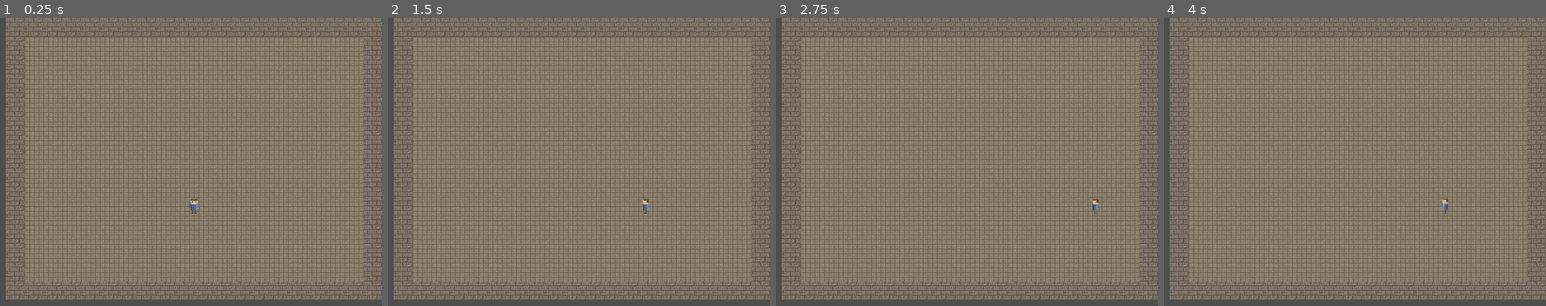
Above: before the commit, frames 1-4 (left to right).
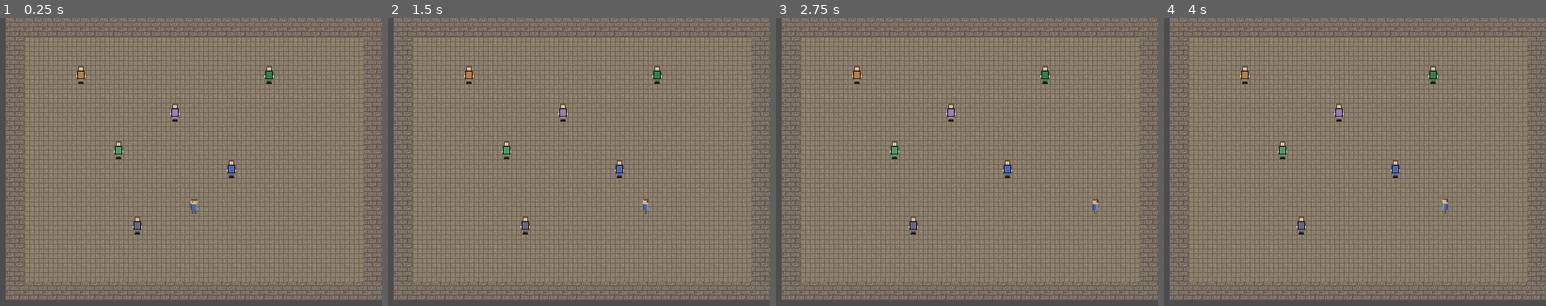
Above: after the commit, the same moments.

Repository: struktured-labs/cowardly-irregular
Game: Godot game, scene res://src/GameLoop.tscn
Two runs of this game, one before a commit and one after it. Both use one fixed random seed, a clock stepped at 60 frames per second and the inputs below.
Inputs (mouse positions are in pixels of both pictures, inside the frame that each line leads up to):
- Up to frame 1 (0.25 s): no input
- Up to frame 2 (1.5 s): tap Enter at 0.5 s; move the mouse to (559, 208) at 0.52 s; hold Right (ui_right) 0.53-1.25 s; hold Z (ui_accept) 0.53-1.25 s; click (559, 208) at 0.67 s; drag from (outside the picture) to (552, 254) at 1.27 s
- Up to frame 3 (2.75 s): tap Z (ui_accept) at 2, 2.3 s; move the mouse to (856, 136) at 2.02 s; hold Right (ui_right) from 2.03 s (still down); hold L (battle_defer) from 2.03 s (still down)
- Up to frame 4 (4 s): release Right (ui_right) at 2.75 s; release L (battle_defer) at 2.75 s; tap Z (ui_accept) at 2.75, 3.5 s; drag from (outside the picture) to (outside the picture) at 2.77 s; move the mouse to (1397, 294) at 3.52 s; hold Left (ui_left) from 3.53 s (still down); hold Z (ui_accept) from 3.53 s (still down); tap Tab at 3.6 s

The runs differ from the first frame. In frame 1, 0.7% of the frame differs, in the area x 19-72%, y 16-76%; in frame 2, 0.7%; in frame 3, 0.7%; in frame 4, 0.7%.

Commit message:
Add village NPCs and fix tile collision/boundaries
- OverworldNPC: Dialogue system with procedural villager sprites
- HarmoniaVillage: 6 NPCs (Elder, Innkeeper, Shopkeeper, Guard, Villagers)
- TileGenerator: Physics collision for walls/water/mountains
- OverworldScene: Map boundary walls to prevent escape
- Debug atlas export for tile verification

🤖 Generated with [Claude Code](https://claude.com/claude-code)

Co-Authored-By: Claude Opus 4.5 <noreply@anthropic.com>

Diff:
--- /dev/null
+++ b/src/exploration/OverworldNPC.gd
@@ -0,0 +1,258 @@
+extends Area2D
+class_name OverworldNPC
+
+## OverworldNPC - Simple NPC for villages and overworld
+## Can be interacted with to show dialogue
+
+signal dialogue_started(npc_name: String)
+signal dialogue_ended(npc_name: String)
+
+## NPC properties
+@export var npc_name: String = "Villager"
+@export var npc_type: String = "villager"  # villager, elder, shopkeeper, guard
+@export var dialogue_lines: Array = ["Hello, traveler!"]
+@export var facing_direction: int = 0  # 0=down, 1=up, 2=left, 3=right
+
+## Visual
+var sprite: Sprite2D
+var name_label: Label
+var dialogue_box: Control
+var dialogue_label: Label
+
+## State
+var _current_line: int = 0
+var _is_talking: bool = false
+var _player_nearby: bool = false
+
+const TILE_SIZE: int = 32
+
+
+func _ready() -> void:
+	_generate_sprite()
+	_setup_collision()
+	_setup_name_label()
+	_setup_dialogue_box()
+
+	body_entered.connect(_on_body_entered)
+	body_exited.connect(_on_body_exited)
+
+
+func _generate_sprite() -> void:
+	sprite = Sprite2D.new()
+	sprite.name = "Sprite"
+
+	var image = Image.create(TILE_SIZE, TILE_SIZE, false, Image.FORMAT_RGBA8)
+	_draw_npc(image)
+
+	var texture = ImageTexture.create_from_image(image)
+	sprite.texture = texture
+	sprite.centered = true
+	add_child(sprite)
+
+
+func _draw_npc(image: Image) -> void:
+	# NPC color palette based on type
+	var skin_color = Color(0.95, 0.80, 0.65)
+	var hair_color = Color(0.35, 0.25, 0.15)
+	var clothes_color = _get_clothes_color()
+	var outline_color = Color(0.1, 0.1, 0.1)
+
+	# Clear
+	image.fill(Color.TRANSPARENT)
+
+	# Body (simple humanoid shape)
+	# Head (8x8 centered at top)
+	for y in range(2, 10):
+		for x in range(12, 20):
+			if y == 2 or y == 9 or x == 12 or x == 19:
+				image.set_pixel(x, y, outline_color)
+			else:
+				image.set_pixel(x, y, skin_color)
+
+	# Hair (top of head)
+	for y in range(2, 5):
+		for x in range(13, 19):
+			if y < 4:
+				image.set_pixel(x, y, hair_color)
+
+	# Eyes
+	image.set_pixel(14, 6, outline_color)
+	image.set_pixel(17, 6, outline_color)
+
+	# Body/clothes (12x14)
+	for y in range(10, 24):
+		for x in range(10, 22):
+			if y == 10 or y == 23 or x == 10 or x == 21:
+				image.set_pixel(x, y, outline_color)
+			else:
+				image.set_pixel(x, y, clothes_color)
+
+	# Arms
+	for y in range(12, 20):
+		image.set_pixel(8, y, clothes_color)
+		image.set_pixel(9, y, clothes_color)
+		image.set_pixel(22, y, clothes_color)
+		image.set_pixel(23, y, clothes_color)
+
+	# Hands
+	for y in range(18, 21):
+		image.set_pixel(8, y, skin_color)
+		image.set_pixel(9, y, skin_color)
+		image.set_pixel(22, y, skin_color)
+		image.set_pixel(23, y, skin_color)
+
+	# Legs
+	for y in range(24, 30):
+		for x in range(12, 16):
+			image.set_pixel(x, y, clothes_color if y < 28 else outline_color)
+		for x in range(16, 20):
+			image.set_pixel(x, y, clothes_color if y < 28 else outline_color)
+
+	# Feet
+	for x in range(11, 16):
+		image.set_pixel(x, 30, outline_color)
+		image.set_pixel(x, 31, outline_color)
+	for x in range(16, 21):
+		image.set_pixel(x, 30, outline_color)
+		image.set_pixel(x, 31, outline_color)
+
+
+func _get_clothes_color() -> Color:
+	match npc_type:
+		"elder":
+			return Color(0.6, 0.5, 0.7)  # Purple robes
+		"shopkeeper":
+			return Color(0.2, 0.5, 0.3)  # Green apron
+		"guard":
+			return Color(0.4, 0.4, 0.5)  # Gray armor
+		"innkeeper":
+			return Color(0.7, 0.5, 0.3)  # Brown
+		_:
+			# Random villager colors
+			var colors = [
+				Color(0.3, 0.4, 0.7),  # Blue
+				Color(0.7, 0.3, 0.3),  # Red
+				Color(0.3, 0.6, 0.4),  # Green
+				Color(0.6, 0.6, 0.3),  # Yellow
+			]
+			return colors[hash(npc_name) % colors.size()]
+
+
+func _setup_collision() -> void:
+	var collision = CollisionShape2D.new()
+	var shape = RectangleShape2D.new()
+	shape.size = Vector2(TILE_SIZE, TILE_SIZE)
+	collision.shape = shape
+	add_child(collision)
+
+	# Set collision layer/mask for interaction
+	collision_layer = 0
+	collision_mask = 2  # Player layer
+	monitoring = true
+	monitorable = true
+
+
+func _setup_name_label() -> void:
+	name_label = Label.new()
+	name_label.text = npc_name
+	name_label.horizontal_alignment = HORIZONTAL_ALIGNMENT_CENTER
+	name_label.position = Vector2(-40, -24)
+	name_label.size = Vector2(80, 20)
+	name_label.add_theme_font_size_override("font_size", 10)
+	name_label.add_theme_color_override("font_color", Color.WHITE)
+	name_label.add_theme_color_override("font_shadow_color", Color.BLACK)
+	name_label.add_theme_constant_override("shadow_offset_x", 1)
+	name_label.add_theme_constant_override("shadow_offset_y", 1)
+	name_label.visible = false
+	add_child(name_label)
+
+
+func _setup_dialogue_box() -> void:
+	dialogue_box = Control.new()
+	dialogue_box.name = "DialogueBox"
+	dialogue_box.visible = false
+	dialogue_box.z_index = 100
+
+	# Background panel
+	var panel = Panel.new()
+	panel.position = Vector2(-100, -80)
+	panel.size = Vector2(200, 60)
+
+	var style = StyleBoxFlat.new()
+	style.bg_color = Color(0.1, 0.1, 0.2, 0.95)
+	style.border_color = Color(0.8, 0.8, 0.9)
+	style.set_border_width_all(2)
+	style.set_corner_radius_all(4)
+	panel.add_theme_stylebox_override("panel", style)
+	dialogue_box.add_child(panel)
+
+	# Dialogue text
+	dialogue_label = Label.new()
+	dialogue_label.position = Vector2(-92, -72)
+	dialogue_label.size = Vector2(184, 44)
+	dialogue_label.add_theme_font_size_override("font_size", 11)
+	dialogue_label.add_theme_color_override("font_color", Color.WHITE)
+	dialogue_label.autowrap_mode = TextServer.AUTOWRAP_WORD_SMART
+	dialogue_box.add_child(dialogue_label)
+
+	add_child(dialogue_box)
+
+
+func _on_body_entered(body: Node2D) -> void:
+	if body.has_method("set_can_move"):  # It's the player
+		_player_nearby = true
+		name_label.visible = true
+
+
+func _on_body_exited(body: Node2D) -> void:
+	if body.has_method("set_can_move"):
+		_player_nearby = false
+		name_label.visible = false
+		if _is_talking:
+			_end_dialogue()
+
+
+func _input(event: InputEvent) -> void:
+	if not _player_nearby:
+		return
+
+	if event.is_action_pressed("ui_accept"):
+		if _is_talking:
+			_advance_dialogue()
+		else:
+			_start_dialogue()
+		get_viewport().set_input_as_handled()
+
+
+func _start_dialogue() -> void:
+	if dialogue_lines.is_empty():
+		return
+
+	_is_talking = true
+	_current_line = 0
+	dialogue_box.visible = true
+	dialogue_label.text = dialogue_lines[0]
+	dialogue_started.emit(npc_name)
+
+
+func _advance_dialogue() -> void:
+	_current_line += 1
+	if _current_line >= dialogue_lines.size():
+		_end_dialogue()
+	else:
+		dialogue_label.text = dialogue_lines[_current_line]
+
+
+func _end_dialogue() -> void:
+	_is_talking = false
+	dialogue_box.visible = false
+	_current_line = 0
+	dialogue_ended.emit(npc_name)
+
+
+## Called by interaction system
+func interact(player: Node2D) -> void:
+	if _is_talking:
+		_advance_dialogue()
+	else:
+		_start_dialogue()
--- a/src/exploration/OverworldScene.gd
+++ b/src/exploration/OverworldScene.gd
@@ -58,11 +58,16 @@
 	transitions.name = "Transitions"
 	add_child(transitions)
 
+	# Create boundary walls (StaticBody2D around the map)
+	_create_map_boundaries()
+
 
 func _generate_map() -> void:
 	# Define the map layout (matching the plan's ASCII art)
 	# ~ = water, M = mountain, . = path, g = grass
 	# C = cave entrance, V = village entrance
+
+	print("Generating overworld map %dx%d..." % [MAP_WIDTH, MAP_HEIGHT])
 
 	var map_data: Array[String] = [
 		"~~~~~~~~~~~~~~~~~~~~~~~~~~~~~~~~~~~~~~~~",
@@ -102,6 +107,7 @@
 		map_data.append("........................................")
 
 	# Convert map_data to tiles
+	var tile_counts = {}
 	for y in range(MAP_HEIGHT):
 		var row = map_data[y] if y < map_data.size() else ""
 		for x in range(MAP_WIDTH):
@@ -110,11 +116,16 @@
 			var atlas_coords = _get_atlas_coords(tile_type)
 			tile_map.set_cell(Vector2i(x, y), 0, atlas_coords)
 
+			# Count tiles for debug
+			tile_counts[tile_type] = tile_counts.get(tile_type, 0) + 1
+
 			# Mark special locations
 			if char == "C":
 				spawn_points["cave_entrance"] = Vector2(x * TILE_SIZE + TILE_SIZE / 2, y * TILE_SIZE + TILE_SIZE / 2)
 			elif char == "V":
 				spawn_points["village_entrance"] = Vector2(x * TILE_SIZE + TILE_SIZE / 2, y * TILE_SIZE + TILE_SIZE / 2)
+
+	print("Tile counts: ", tile_counts)
 
 	# Default spawn point (near village)
 	spawn_points["default"] = spawn_points.get("village_entrance", Vector2(320, 224))
@@ -249,3 +260,32 @@
 func set_player_job(job_name: String) -> void:
 	if player:
 		player.set_job(job_name)
+
+
+## Create invisible walls around map boundaries
+func _create_map_boundaries() -> void:
+	var bounds = StaticBody2D.new()
+	bounds.name = "MapBoundaries"
+	add_child(bounds)
+
+	var map_w = MAP_WIDTH * TILE_SIZE
+	var map_h = MAP_HEIGHT * TILE_SIZE
+	var wall_thickness = 32.0
+
+	# Top wall
+	_add_boundary_wall(bounds, Vector2(map_w / 2, -wall_thickness / 2), Vector2(map_w + wall_thickness * 2, wall_thickness))
+	# Bottom wall
+	_add_boundary_wall(bounds, Vector2(map_w / 2, map_h + wall_thickness / 2), Vector2(map_w + wall_thickness * 2, wall_thickness))
+	# Left wall
+	_add_boundary_wall(bounds, Vector2(-wall_thickness / 2, map_h / 2), Vector2(wall_thickness, map_h + wall_thickness * 2))
+	# Right wall
+	_add_boundary_wall(bounds, Vector2(map_w + wall_thickness / 2, map_h / 2), Vector2(wall_thickness, map_h + wall_thickness * 2))
+
+
+func _add_boundary_wall(parent: StaticBody2D, pos: Vector2, size: Vector2) -> void:
+	var collision = CollisionShape2D.new()
+	var shape = RectangleShape2D.new()
+	shape.size = size
+	collision.shape = shape
+	collision.position = pos
+	parent.add_child(collision)
--- a/src/exploration/TileGenerator.gd
+++ b/src/exploration/TileGenerator.gd
@@ -453,8 +453,14 @@
 
 ## Create a TileSet with all tile types for use in TileMap
 func create_tileset() -> TileSet:
+	print("Creating tileset...")
 	var tileset = TileSet.new()
 	tileset.tile_size = Vector2i(TILE_SIZE, TILE_SIZE)
+
+	# Add physics layer for collision
+	tileset.add_physics_layer()
+	tileset.set_physics_layer_collision_layer(0, 1)  # Layer 1
+	tileset.set_physics_layer_collision_mask(0, 1)
 
 	# Create atlas source from generated tiles
 	var atlas = TileSetAtlasSource.new()
@@ -471,6 +477,9 @@
 		TileType.WATER, TileType.WATER, TileType.WATER, TileType.WATER   # Animation frames
 	]
 
+	# Impassable tile types (need collision)
+	var impassable_types = [TileType.FOREST, TileType.MOUNTAIN, TileType.WATER, TileType.WALL]
+
 	for i in range(tile_order.size()):
 		var tile_type = tile_order[i]
 		var variant = 0
@@ -494,10 +503,30 @@
 	atlas.texture = atlas_texture
 	atlas.texture_region_size = Vector2i(TILE_SIZE, TILE_SIZE)
 
-	# Create tiles in atlas
+	# Debug: Save atlas to disk for inspection
+	atlas_img.save_png("user://debug_atlas.png")
+	print("Atlas saved to user://debug_atlas.png (size: %dx%d)" % [atlas_img.get_width(), atlas_img.get_height()])
+
+	# Create tiles in atlas and add collision for impassable ones
 	for i in range(tile_order.size()):
 		var coords = Vector2i(i % atlas_size, i / atlas_size)
 		atlas.create_tile(coords)
+
+		var tile_type = tile_order[i]
+		# Add collision for impassable tiles
+		if tile_type in impassable_types:
+			var tile_data = atlas.get_tile_data(coords, 0)
+			if tile_data:
+				# Create full-tile collision polygon (centered around tile origin)
+				var half = TILE_SIZE / 2.0
+				var polygon = PackedVector2Array([
+					Vector2(-half, -half),
+					Vector2(half, -half),
+					Vector2(half, half),
+					Vector2(-half, half)
+				])
+				tile_data.add_collision_polygon(0)
+				tile_data.set_collision_polygon_points(0, 0, polygon)
 
 	tileset.add_source(atlas)
 
--- a/src/maps/villages/HarmoniaVillage.gd
+++ b/src/maps/villages/HarmoniaVillage.gd
@@ -8,6 +8,7 @@
 const OverworldPlayerScript = preload("res://src/exploration/OverworldPlayer.gd")
 const OverworldControllerScript = preload("res://src/exploration/OverworldController.gd")
 const AreaTransitionScript = preload("res://src/exploration/AreaTransition.gd")
+const OverworldNPCScript = preload("res://src/exploration/OverworldNPC.gd")
 
 signal exploration_ready()
 signal battle_triggered(enemies: Array)
@@ -28,6 +29,9 @@
 ## Area transitions
 var transitions: Node2D
 
+## NPCs container
+var npcs: Node2D
+
 ## Spawn points
 var spawn_points: Dictionary = {}
 
@@ -36,6 +40,7 @@
 	_setup_scene()
 	_generate_map()
 	_setup_transitions()
+	_setup_npcs()
 	_setup_player()
 	_setup_camera()
 	_setup_controller()
@@ -57,6 +62,11 @@
 	transitions = Node2D.new()
 	transitions.name = "Transitions"
 	add_child(transitions)
+
+	# Create NPCs container
+	npcs = Node2D.new()
+	npcs.name = "NPCs"
+	add_child(npcs)
 
 
 func _generate_map() -> void:
@@ -136,6 +146,78 @@
 	trans.add_child(collision)
 
 
+func _setup_npcs() -> void:
+	# Village Elder - center of village (N area - row 5, col 9)
+	var elder = _create_npc("Elder Theron", "elder", Vector2(9 * TILE_SIZE, 5 * TILE_SIZE), [
+		"Welcome to Harmonia Village, young adventurer.",
+		"Our peaceful village has stood for generations...",
+		"But dark rumors spread from the Whispering Cave to the north.",
+		"Many brave souls have ventured there... few return.",
+		"If you seek glory, be warned: the cave adapts to those who challenge it.",
+		"May the light guide your path."
+	])
+	npcs.add_child(elder)
+
+	# Innkeeper - near the inn (I area - row 3, col 4)
+	var innkeeper = _create_npc("Martha", "innkeeper", Vector2(4 * TILE_SIZE, 3 * TILE_SIZE), [
+		"Welcome to the Sleepy Slime Inn!",
+		"A good rest restores the body and spirit.",
+		"We don't get many visitors these days...",
+		"The cave's been making folks nervous.",
+		"Stay safe out there, dear."
+	])
+	npcs.add_child(innkeeper)
+
+	# Shopkeeper - near the shop (S area - row 3, col 14)
+	var shopkeeper = _create_npc("Garvin", "shopkeeper", Vector2(14 * TILE_SIZE, 3 * TILE_SIZE), [
+		"Potions! Antidotes! Everything an adventurer needs!",
+		"Business has been slow since the cave got... strange.",
+		"They say monsters in there grow stronger the more you fight.",
+		"Some kind of adaptation, perhaps?",
+		"Stock up before you go - you'll need it!"
+	])
+	npcs.add_child(shopkeeper)
+
+	# Wandering villager - somewhere in the middle
+	var villager1 = _create_npc("Farmer Gil", "villager", Vector2(6 * TILE_SIZE, 7 * TILE_SIZE), [
+		"*yawn* Another day, another harvest.",
+		"Say, you look like an adventurer type.",
+		"My cousin went into that cave last month...",
+		"Came back babbling about 'infinite loops' and 'meta awareness'.",
+		"Poor fellow's been talking to his reflection ever since."
+	])
+	npcs.add_child(villager1)
+
+	# Another villager near save point
+	var villager2 = _create_npc("Young Pip", "villager", Vector2(12 * TILE_SIZE, 8 * TILE_SIZE), [
+		"Wow! A real adventurer!",
+		"I'm gonna be just like you when I grow up!",
+		"I heard you can AUTOMATE fighting in this world...",
+		"Isn't that kind of... cheating?",
+		"My mom says it's 'enlightenment', whatever that means."
+	])
+	npcs.add_child(villager2)
+
+	# Guard near exit
+	var guard = _create_npc("Guard Boris", "guard", Vector2(7 * TILE_SIZE, 11 * TILE_SIZE), [
+		"Halt! ...Oh, you're heading OUT? Carry on then.",
+		"I'm here to keep monsters from getting IN.",
+		"The overworld isn't too dangerous...",
+		"But watch out for the cave. Strange things happen there.",
+		"Rumor has it the boss gets stronger each time it's defeated."
+	])
+	npcs.add_child(guard)
+
+
+func _create_npc(npc_name: String, npc_type: String, pos: Vector2, dialogue: Array) -> Area2D:
+	var npc = OverworldNPCScript.new()
+	npc.npc_name = npc_name
+	npc.npc_type = npc_type
+	npc.position = pos
+	npc.dialogue_lines = dialogue
+	return npc
+
+
 func _setup_player() -> void:
 	player = OverworldPlayerScript.new()
 	player.name = "Player"
